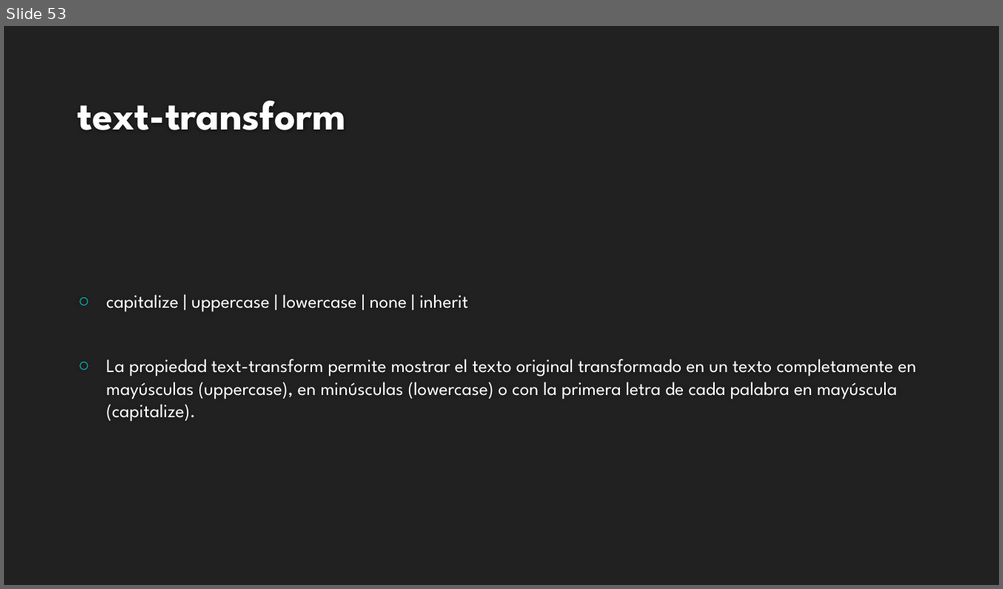
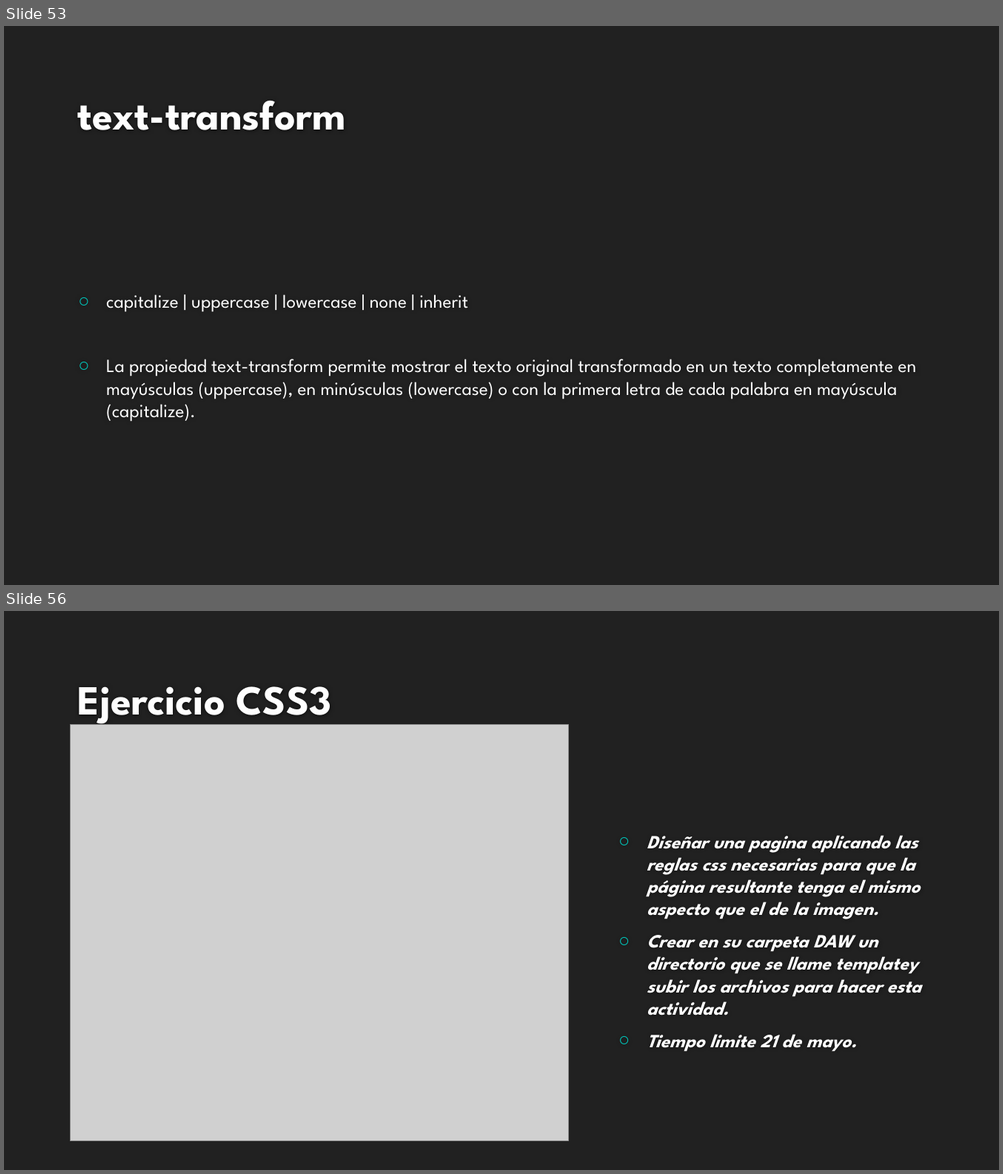
Before and after one commit to ProfVillegas/DAW-Multimedia, a slide deck: html5.pptx. Shown one above the other, each under a label of ours: slide 53 before the commit, slides 53 and 56 after it; the slides between them are not shown. The pictures are 1003x589 and 1003x1174 pixels, drawn with LibreOffice and Linux fonts; fonts in the diff are those of the drawing; grey boxes stand for pictures; background and template pictures are left out. Boxes give left, top, right and bottom in pixels: in the first picture for what was removed or moved away, otherwise in the second. Text is boxed around its words. In the diff, an @@ line names an element or a change of style, - is before the commit and + after.

Commit message:
Tarea de hojas de estilo
La actividad esta en las ultimas 2 diapositivas

```diff
--- a/html5.pptx
+++ b/html5.pptx
@@ slide 56 added at [4, 611, 999, 1170], background #212121 @@
@@ title added at [77, 686, 332, 727], 40 pt, text #FEFEFE, bold @@
+Ejercicio CSS3
@@ picture added at [71, 725, 568, 1142] @@
@@ text added at [646, 835, 921, 1052], 18 pt, text #FFFFFF, bold, italic @@
+○ Diseñar una pagina aplicando las reglas css necesarias para que la página resultante tenga el mismo aspecto que el de la imagen.
+○ Crear en su carpeta DAW un directorio que se llame templatey subir los archivos para hacer esta actividad.
+○ Tiempo limite 21 de mayo.
```
Also in this commit, not shown: 1 slide changed, 1 other slide added, 2 other files.
